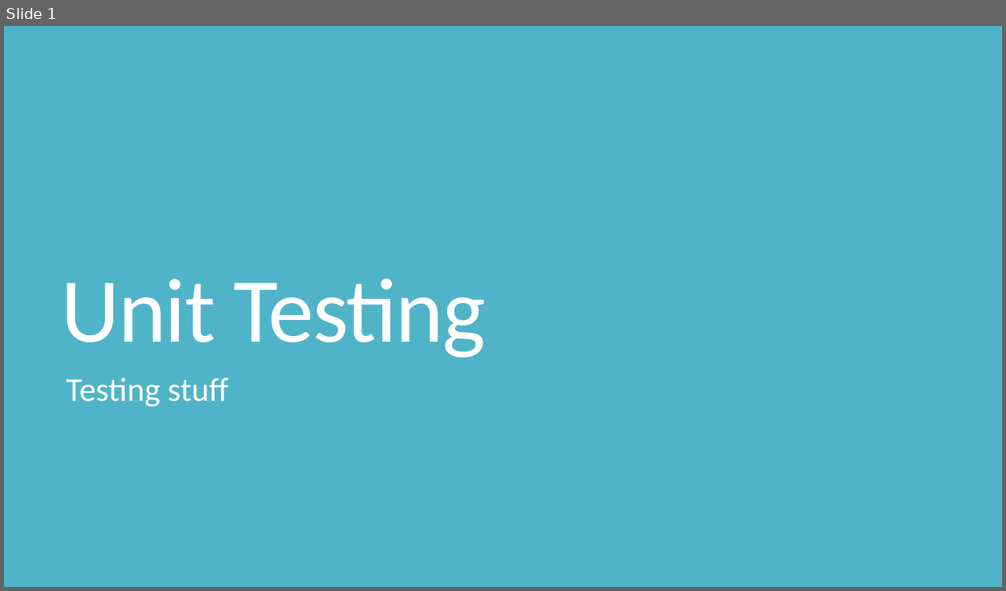
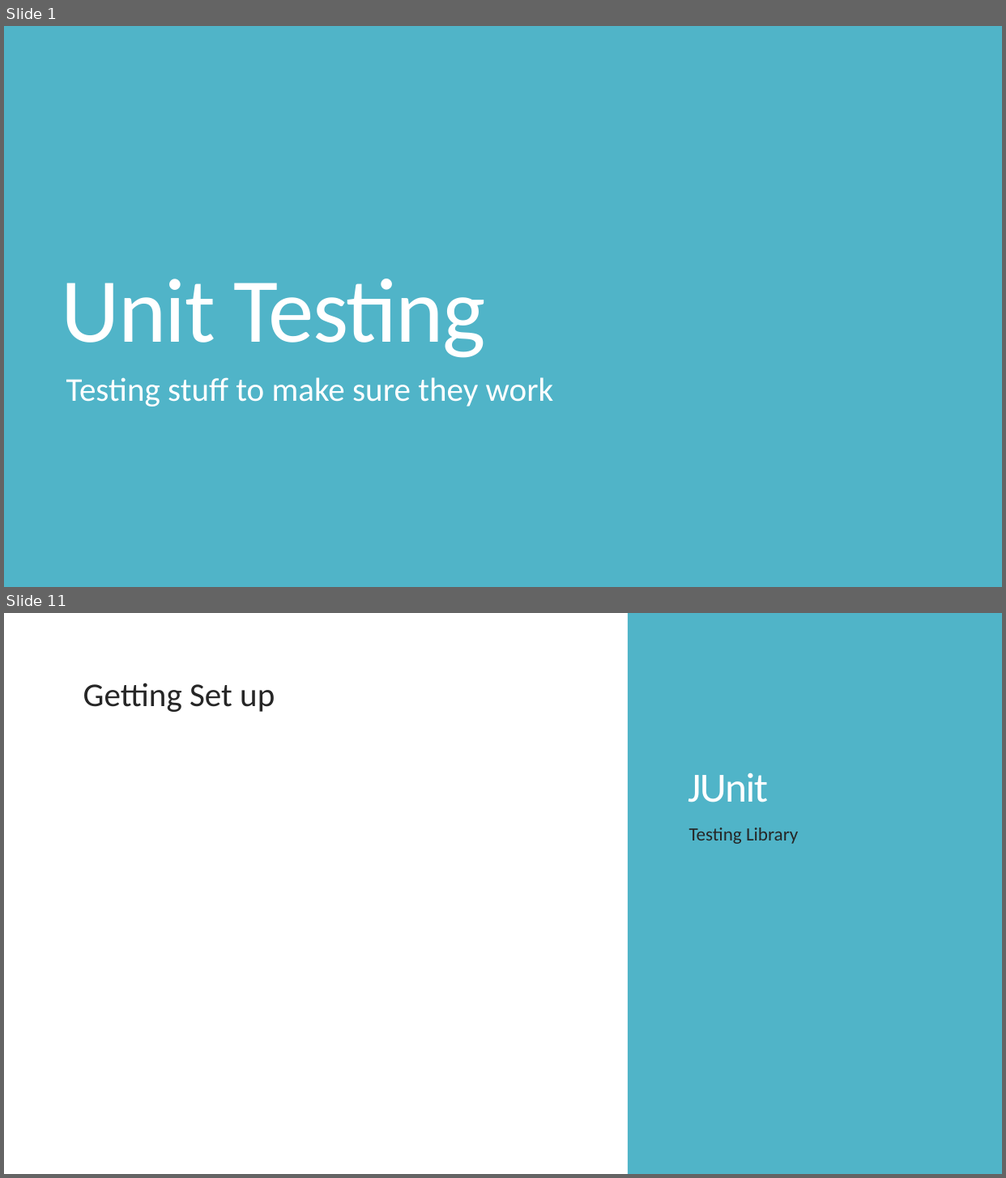
Before and after one commit to shabbir-hussain/ecse321tutorials, a slide deck: 04-UnitTesting.pptx. Shown one above the other, each under a label of ours: slide 1 before the commit, slides 1 and 11 after it; the slides between them are not shown. The pictures are 1006x591 and 1006x1178 pixels, drawn with LibreOffice and Linux fonts; fonts in the diff are those of the drawing. Boxes give left, top, right and bottom in pixels: in the first picture for what was removed or moved away, otherwise in the second. Text is boxed around its words. In the diff, an @@ line names an element or a change of style, - is before the commit and + after.

```diff
--- a/04-UnitTesting.pptx
+++ b/04-UnitTesting.pptx
@@ slide 11 added at (x1=4, y1=613, x2=1002, y2=1174), background #FFFFFF @@
@@ rectangle added at (x1=628, y1=613, x2=1002, y2=1174), fill #50B4C8 @@
@@ text added at (x1=83, y1=683, x2=275, y2=712), 32 pt, text #262626 @@
+  Getting Set up
@@ title added at (x1=688, y1=773, x2=768, y2=803), 40 pt, text #FFFFFF @@
+JUnit
@@ text added at (x1=689, y1=828, x2=798, y2=844), 18 pt, text #262626 @@
+Testing Library
@@ slide 1 changed as well @@
@@ subtitle at (x1=66, y1=378, x2=554, y2=407): text changed @@
-Testing stuff
+Testing stuff to make sure they work
```
Also in this commit, not shown: 1 other slide changed, 18 other slides added, 12 slides removed, 11 other files.
